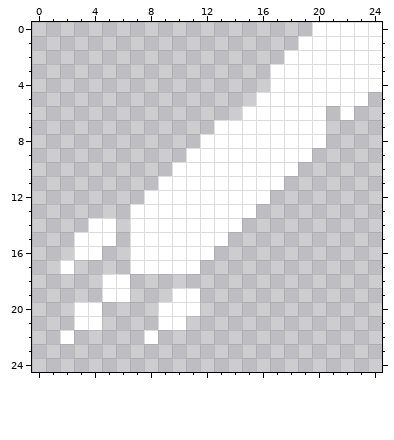
Pixel-art sprite, stored at Content/Projectiles/ChaosControlProjectile2.png. The picture above was drawn from the file before the commit.
The file is 50x50 pixels, drawn in blocks of 2x2; one block is one cell here.
Now the later version:
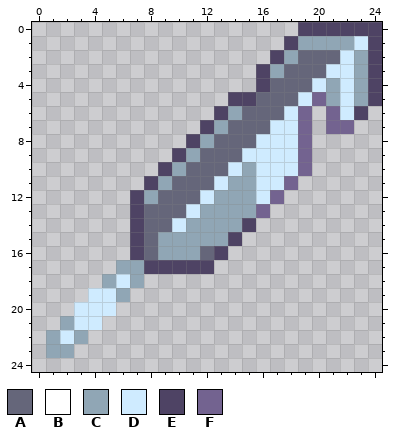
Palette (. is transparent): A #65667a  B #ffffff  C #90a6b5  D #cfebff  E #4e4364  F #736390
Edits made:
Changed rows in their new state; - is an unchanged pixel.
first column x 1:
 0 ------------------EEEEEE
 1 -----------------ECCCCDE
 2 ----------------ECAAADCE
 3 ---------------ECAAADDCE
 4 ---------------EAAADCDCE
 5 -------------EEAAADFCDCE
 6 ------------ECAAADF.FDE-
 7 -----------ECAAADDF.FF--
 8 ----------ECAAADDDF.----
 9 ---------ECAAADDDDF-----
10 --------ECAAADCDDDF-----
11 -------ECAAADCCDDF------
12 ------ECAAADCCCDF-------
13 ------EAAADCCCCF--------
14 ---..-EAADCCCCE---------
15 --...-EACCCCCE----------
16 --..--EACCCAE-----------
17 -.---CCEEEEE------------
18 ----CDC-----------------
19 ---DDC---..-------------
20 --DDD---...-------------
21 -CDD----..--------------
22 CDC----.----------------
23 CC----------------------
Where, in picture pixels (left, top, right, bottom), the same in both pictures:
changed: (46, 22, 382, 358)
